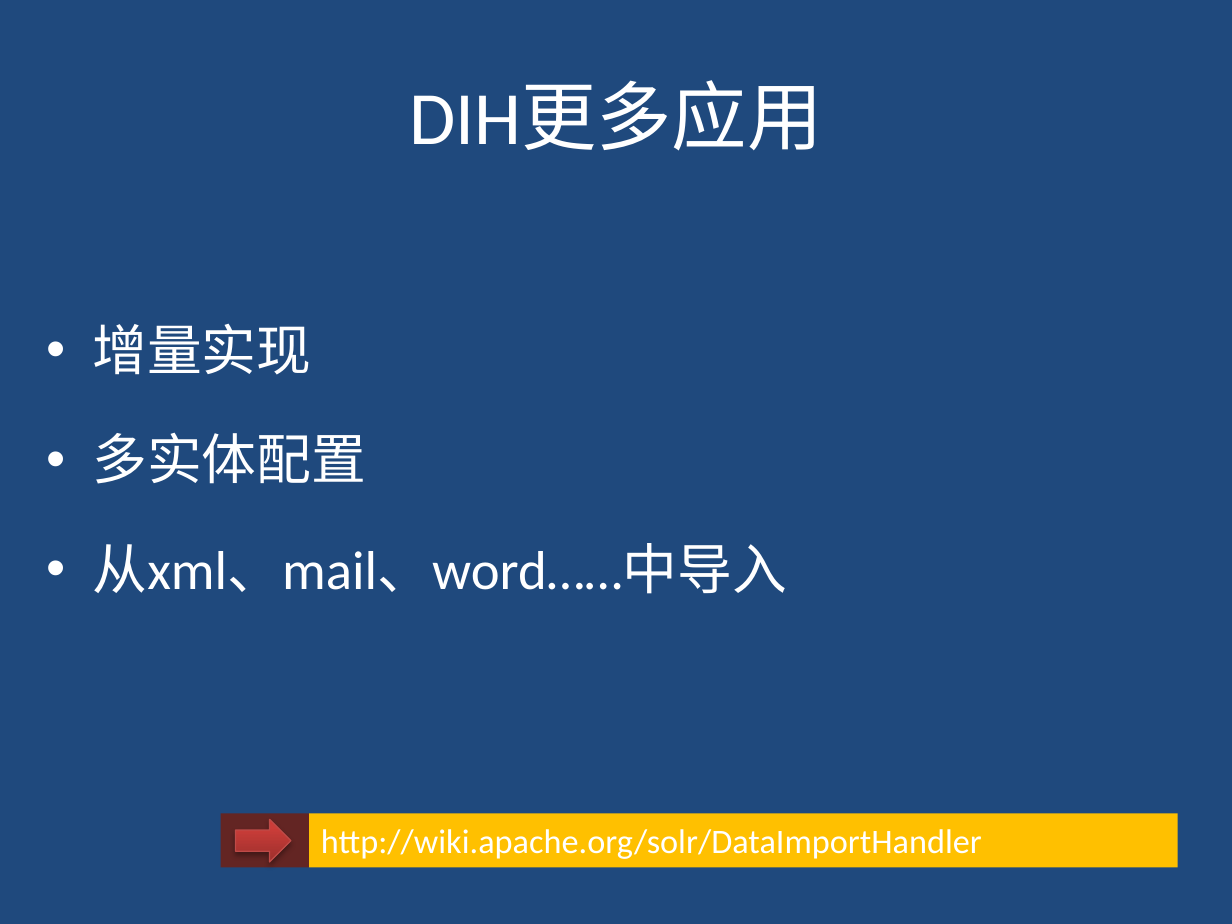
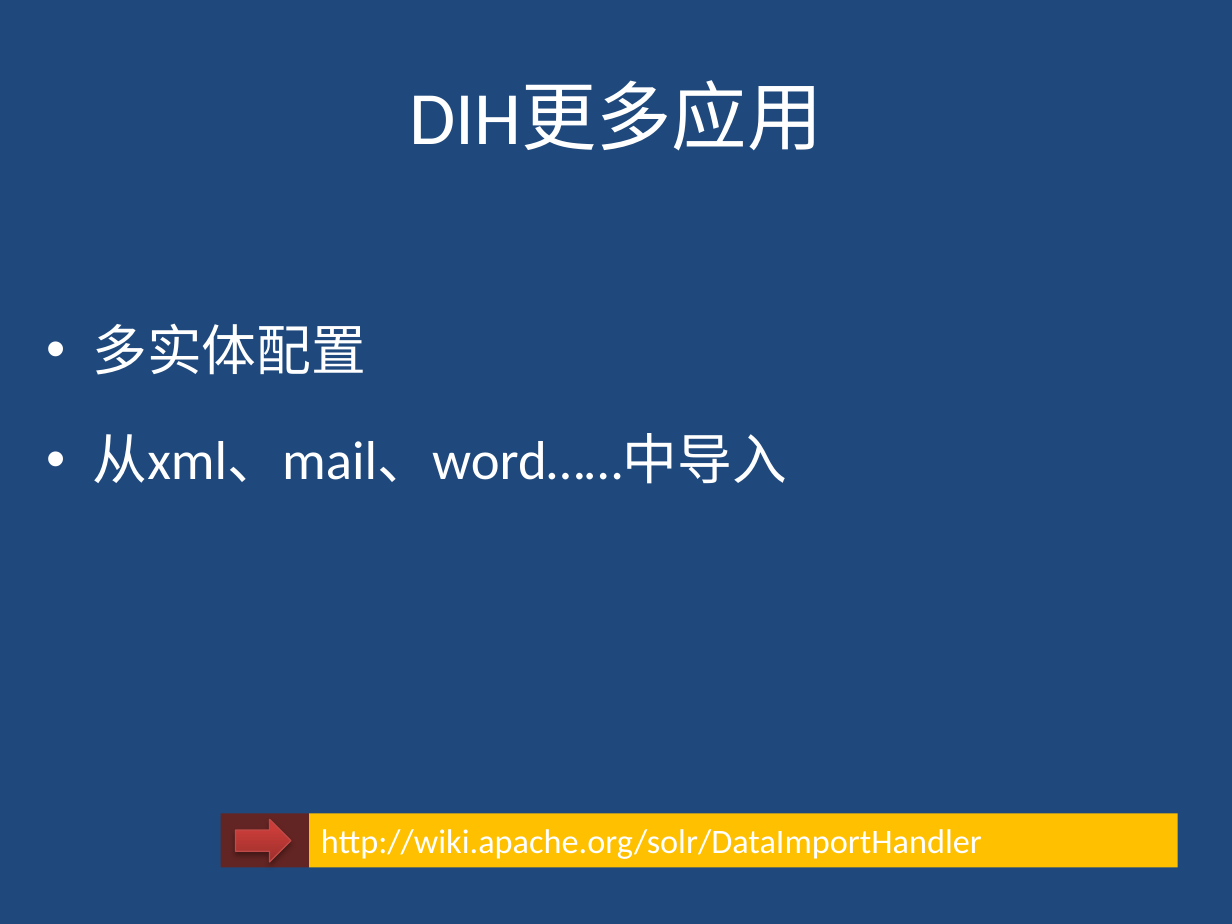
Before and after one commit to gudaoxuri/OpenTrains, a slide deck: slide 24 of Full-Text_Search/PPT/全文检索入门与实践.pptx. Drawn at 1232x924 pixels with LibreOffice and Linux fonts; fonts in the diff are those of the drawing. Boxes give left, top, right and bottom in pixels: in the first picture for what was removed or moved away, otherwise in the second. Text is boxed around its words. In the diff, an @@ line names an element or a change of style, - is before the commit and + after.

```diff
--- a/Full-Text_Search/PPT/全文检索入门与实践.pptx
+++ b/Full-Text_Search/PPT/全文检索入门与实践.pptx
@@ text at (x1=92, y1=323, x2=311, y2=375): paragraph removed @@
-• 增量实现
```
Also in this commit, not shown: 3 other slides changed, 1 slide added, 1 slide removed.
